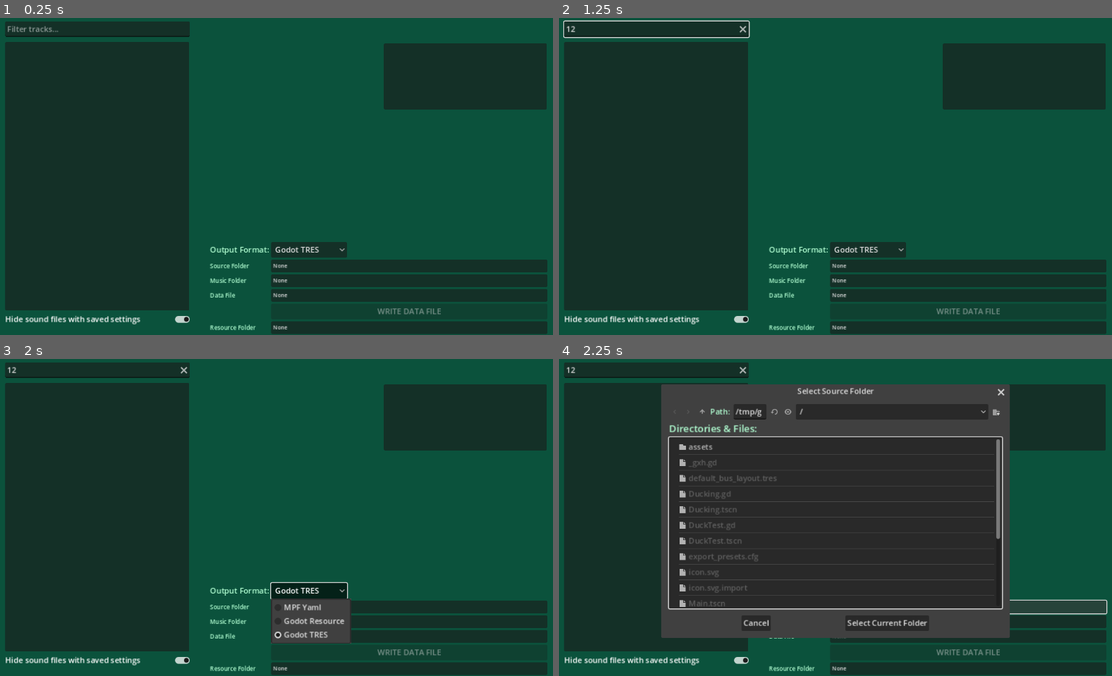
Above: before the commit, frames 1-4 (two rows, left to right).
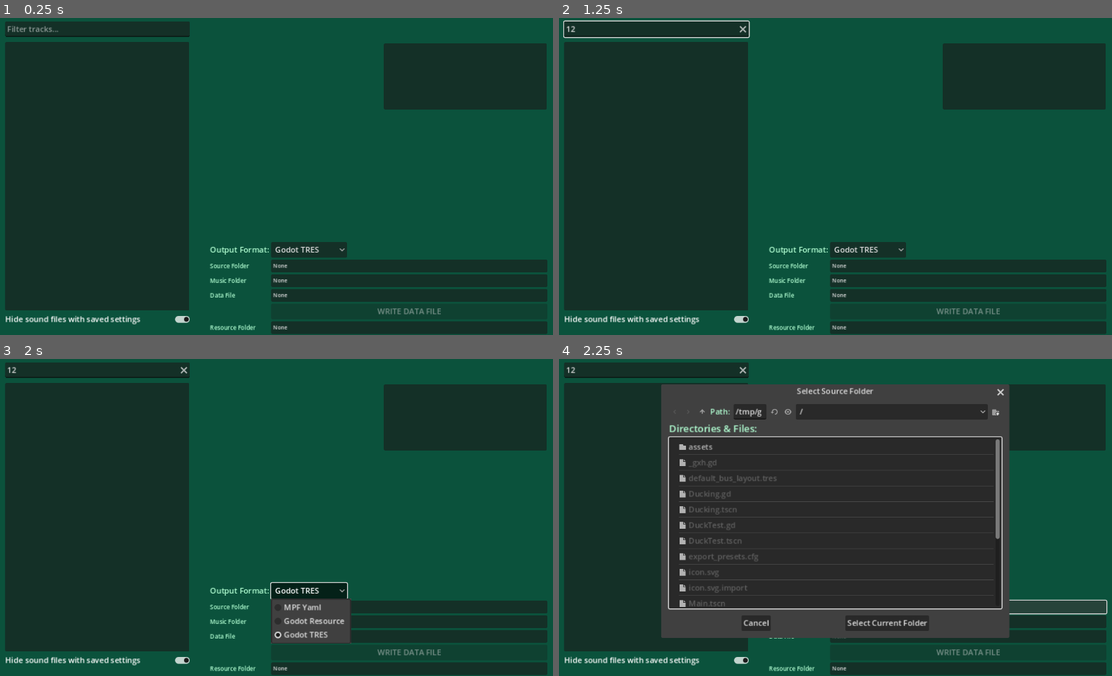
Above: after the commit, the same moments.

Repository: avanwinkle/DuckIt
Game: Godot game, scene res://Ducking.tscn
The game is run twice, just before and just after one commit, with the same random seed, the same clock (stepped at 60 frames per second) and the same inputs. Sound files missing from this copy of the repository are replaced by a short silence.
Inputs (mouse positions are in pixels of both pictures, inside the frame that each line leads up to):
- Up to frame 1 (0.25 s): no input
- Up to frame 2 (1.25 s): click (658, 30) at 0.52 s; type "12" at 0.6 s
- Up to frame 3 (2 s): click "Godot TRES" at 1.25 s
- Up to frame 4 (2.25 s): click "None" at 2 s

Frames 1-3 are identical in both runs. In frame 4, 0.4% of the frame differs, in the area x 42-82%, y 8-88%.

Commit message:
Support for MPF yaml files

Diff:
--- a/app/Ducking.gd
+++ b/app/Ducking.gd
@@ -122,7 +122,7 @@
         self.set_source_folder(config.source_folder)
     if config.get("music_folder"):
         self.set_music_folder(config.music_folder)
-    #print("Setup with config: %s" % config)
+    print("Setup with config: %s" % config)
 
 func save_config():
     var config_file = ConfigFile.new()
@@ -354,7 +354,7 @@
 func write_data_file():
   var output_format = $Files/OutputOption.selected
   if output_format == OutputFormat.MPF_YAML:
-    push_warning("MPF Yaml output not yet supported.")
+    _write_mpf_yaml_file()
   elif output_format == OutputFormat.GODOT_RESOURCE:
     _write_godot_resource_file()
   elif output_format == OutputFormat.GODOT_TRES:
@@ -363,6 +363,30 @@
     push_error("Unknown output format selection %d" % output_format)
     return
   is_dirty = false
+
+func _write_mpf_yaml_file():
+  var file = FileAccess.open(config.data_file, FileAccess.WRITE)
+  var ts = Time.get_datetime_dict_from_system()
+  for line in [
+      "#config_version=5",
+      "# Auto-generated sound file config from Duck It! %s:%s:%s %s/%s/%s" % [ts.hour, ts.minute, ts.second, ts.month, ts.day, ts.year],
+      "\nsounds:",
+  ]:
+      file.store_line(line)
+  for k in data.keys():
+    for line in [
+      "  %s:" % k.get_basename(),
+      "    file: %s" % k,
+      "    track: %s" % data[k].track,
+      "    volume: %0.2f" % data[k].volume,
+      "    ducking:",
+      "      target: music",
+    ]:
+      file.store_line(line)
+    for d in data[k].ducking.keys():
+      file.store_line("      %s: %0.2f" % [d, data[k].ducking[d]])
+  file.store_line("\n")
+  $Files/Write.disabled = true
 
 func _write_godot_resource_file():
     var file = FileAccess.open(config.data_file, FileAccess.WRITE)
